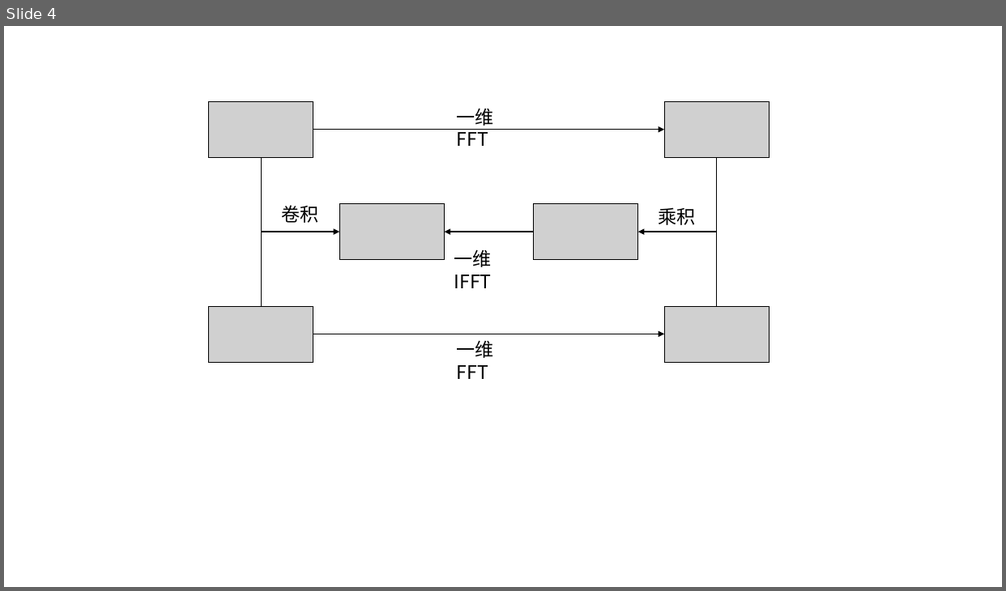
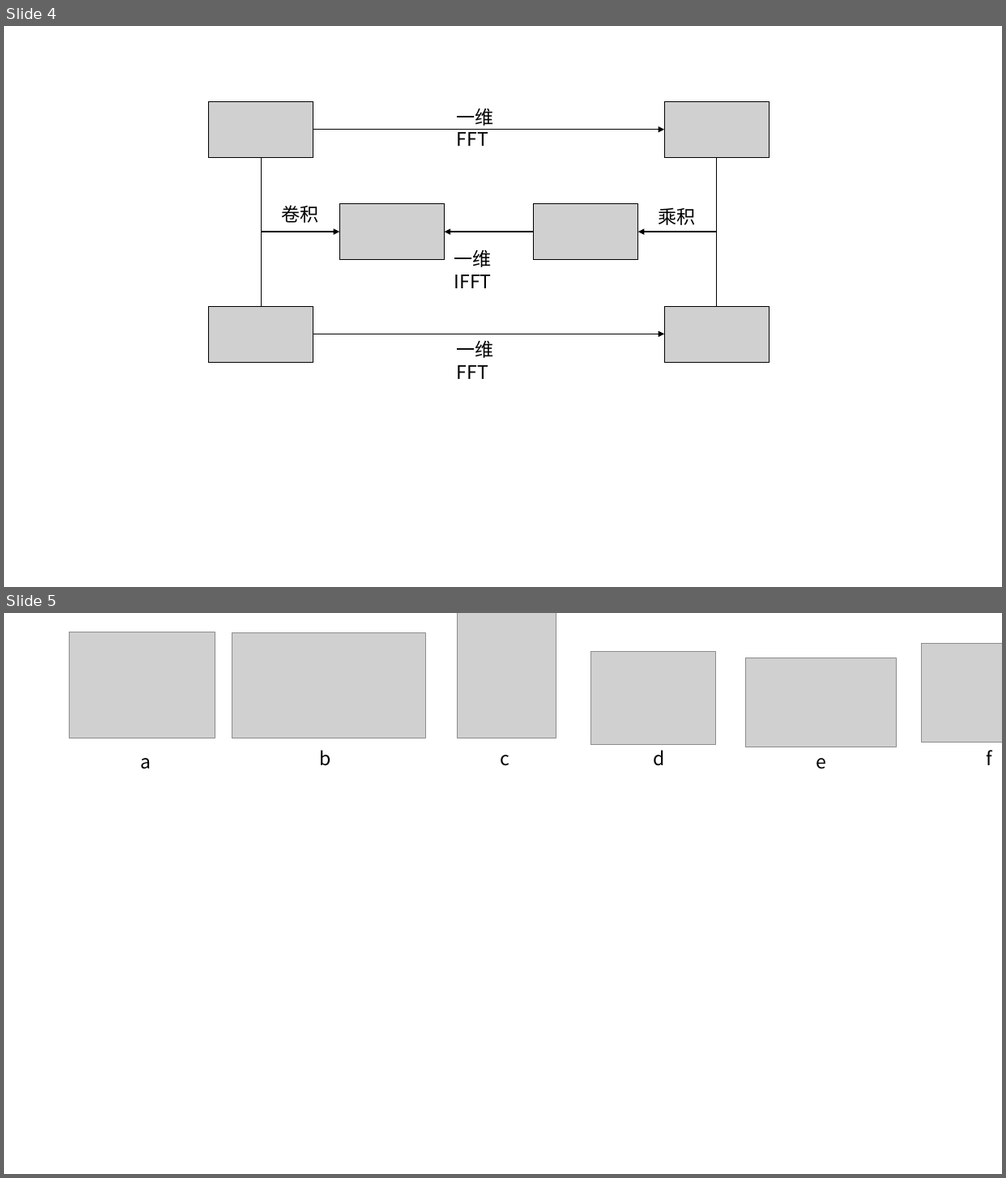
Before and after one commit to SJTUMichael/-, a slide deck: 演示文稿1.pptx. Shown one above the other, each under a label of ours: slide 4 before the commit, slides 4 and 5 after it. The pictures are 1006x591 and 1006x1178 pixels, drawn with LibreOffice and Linux fonts; fonts in the diff are those of the drawing; grey boxes stand for pictures; background and template pictures are left out. Boxes give left, top, right and bottom in pixels: in the first picture for what was removed or moved away, otherwise in the second. Text is boxed around its words. In the diff, an @@ line names an element or a change of style, - is before the commit and + after.

```diff
--- a/演示文稿1.pptx
+++ b/演示文稿1.pptx
@@ slide 5 added at bbox=[4, 613, 1002, 1174], background #FFFFFF @@
@@ picture added at bbox=[69, 632, 215, 738] @@
@@ picture added at bbox=[232, 632, 425, 737] @@
@@ picture added at bbox=[457, 613, 556, 737] @@
@@ picture added at bbox=[591, 652, 716, 745] @@
@@ picture added at bbox=[746, 658, 897, 747] @@
@@ picture added at bbox=[922, 644, 1002, 743] @@
@@ text added at bbox=[141, 758, 151, 769], 18 pt, text #000000 @@
+a
@@ text added at bbox=[320, 750, 331, 766], 18 pt, text #000000 @@
+b
@@ text added at bbox=[501, 755, 510, 766], 18 pt, text #000000 @@
+c
@@ text added at bbox=[654, 750, 665, 766], 18 pt, text #000000 @@
+d
@@ text added at bbox=[816, 758, 826, 769], 18 pt, text #000000 @@
+e
@@ text added at bbox=[986, 750, 992, 765], 18 pt, text #000000 @@
+f
```
Also in this commit, not shown: 1 other slide added, 1 other file.
